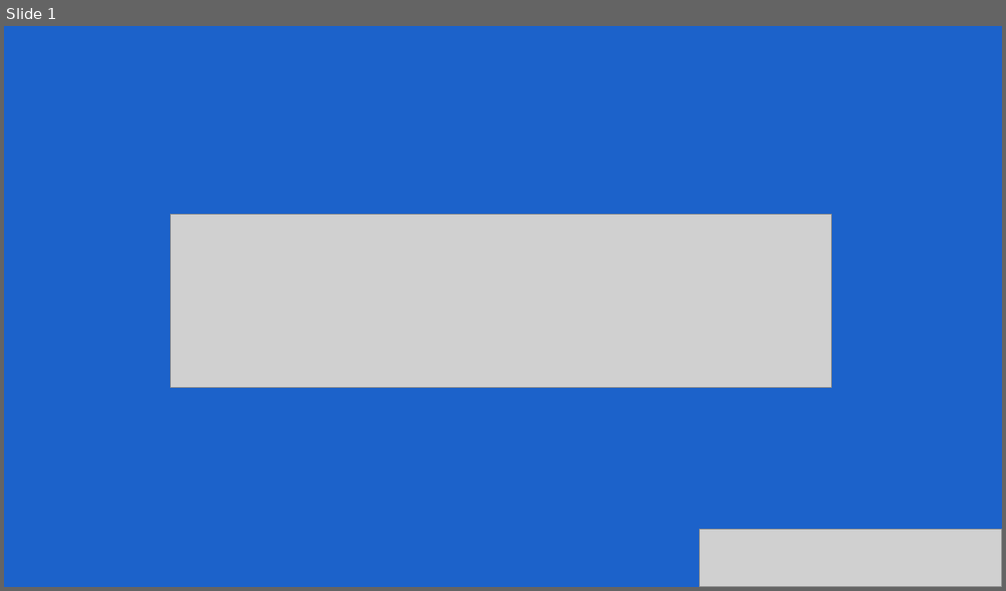
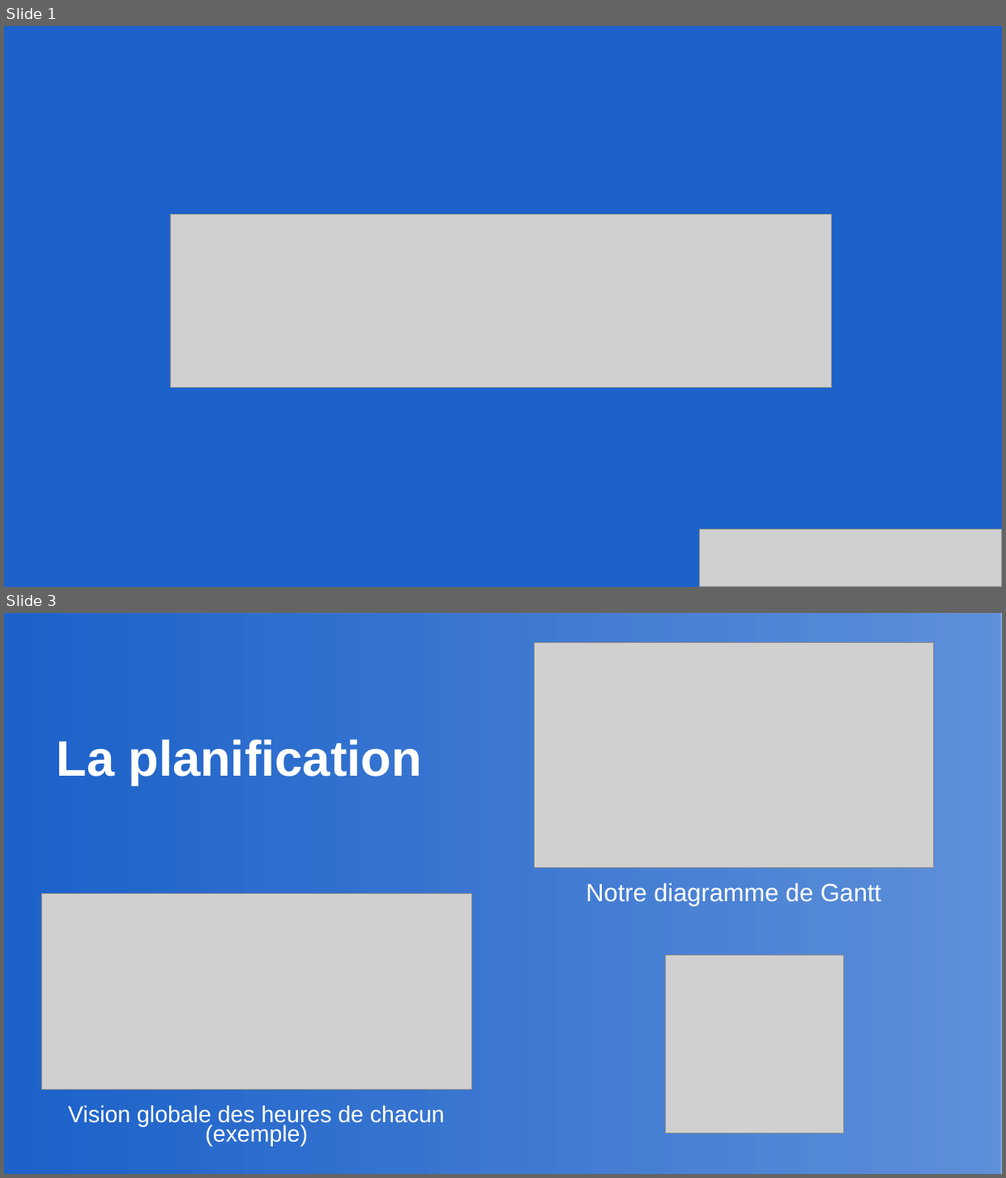
Before and after one commit to SkillUflow/RePlaced, a slide deck: .documents/Présentation - mercredi 22 mai/Soutenance du projet.pptx. Shown one above the other, each under a label of ours: slide 1 before the commit, slides 1 and 3 after it; the slides between them are not shown. The pictures are 1006x591 and 1006x1178 pixels, drawn with LibreOffice and Linux fonts; fonts in the diff are those of the drawing; grey boxes stand for pictures. Boxes give left, top, right and bottom in pixels: in the first picture for what was removed or moved away, otherwise in the second. Text is boxed around its words. In the diff, an @@ line names an element or a change of style, - is before the commit and + after.

```diff
--- a/.documents/Présentation - mercredi 22 mai/Soutenance du projet.pptx
+++ b/.documents/Présentation - mercredi 22 mai/Soutenance du projet.pptx
@@ slide 3 added at (x1=4, y1=613, x2=1002, y2=1174), background #FFFFFF @@
@@ rectangle added at (x1=4, y1=613, x2=1002, y2=1174), fill gradient #1C62CA @@
@@ picture added at (x1=534, y1=643, x2=933, y2=867) @@
@@ title added at (x1=57, y1=739, x2=422, y2=786), 48 pt, text #FFFFFF, bold @@
+La planification
@@ picture added at (x1=41, y1=894, x2=472, y2=1090) @@
@@ text added at (x1=586, y1=883, x2=881, y2=906), 24 pt, text #FFFFFF @@
+Notre diagramme de Gantt
@@ picture added at (x1=666, y1=956, x2=844, y2=1134) @@
@@ text added at (x1=68, y1=1105, x2=445, y2=1147), 22.2 pt, text #FFFFFF @@
+Vision globale des heures de chacun (exemple)
```
Also in this commit, not shown: 9 other slides added, 3 slides removed, 2 other files.
